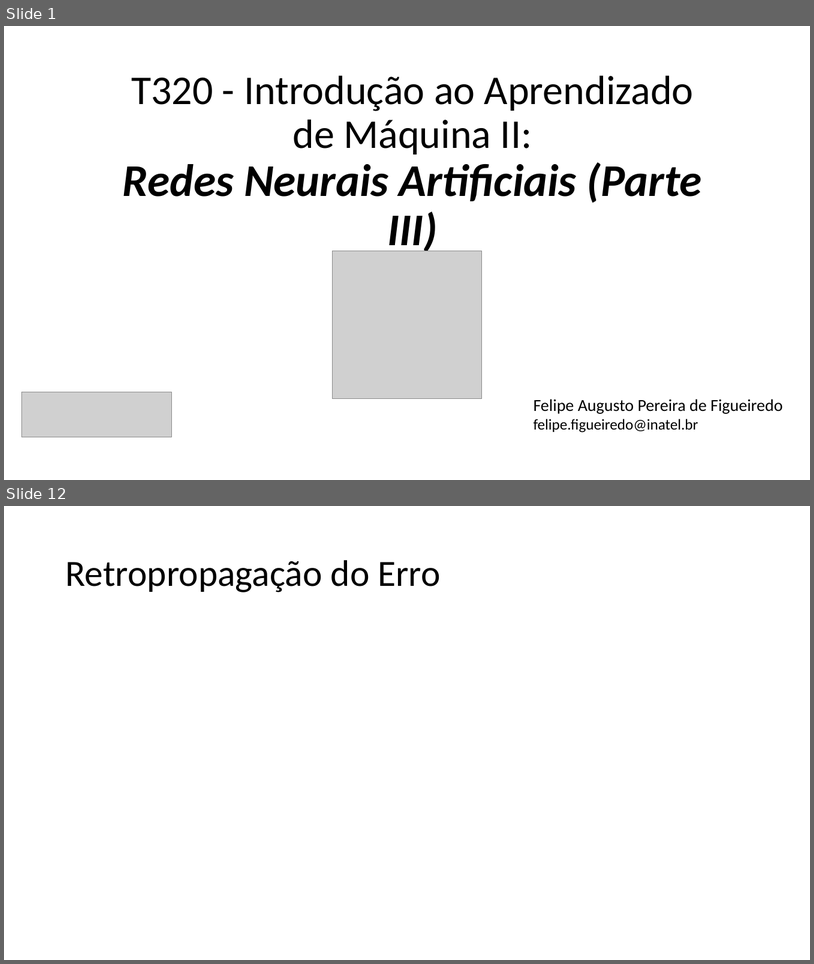
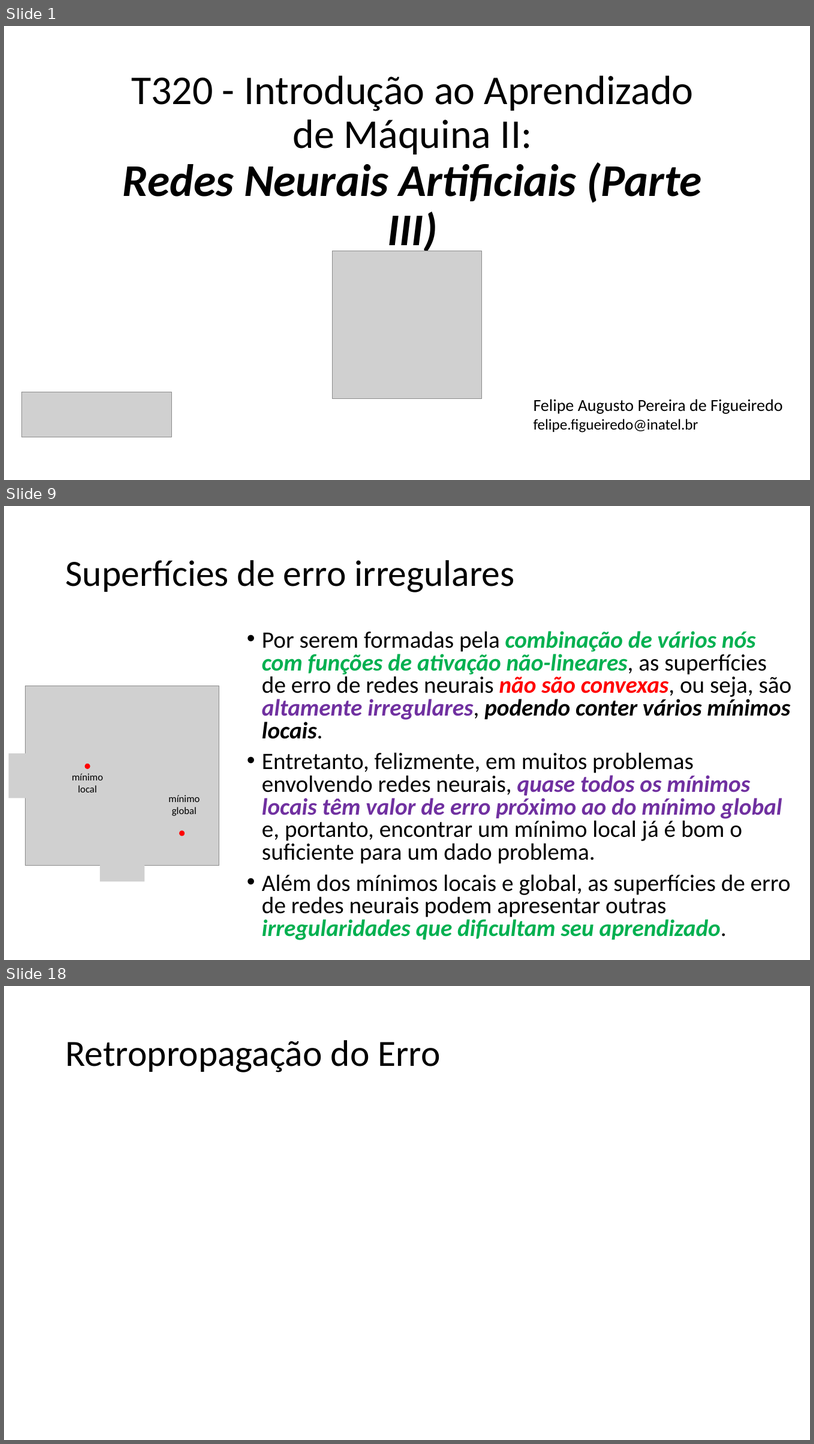
Before and after one commit to zz4fap/t320_aprendizado_de_maquina, a slide deck: slides/T320_Redes_Neurais_Artificiais (Parte III).pptx. Shown one above the other, each under a label of ours: slides 1 and 12 before the commit, slides 1, 9 and 18 after it; the slides between them are not shown. The pictures are 814x964 and 814x1444 pixels, drawn with LibreOffice and Linux fonts; fonts in the diff are those of the drawing; grey boxes stand for pictures. Boxes give left, top, right and bottom in pixels: in the first picture for what was removed or moved away, otherwise in the second. Text is boxed around its words. In the diff, an @@ line names an element or a change of style, - is before the commit and + after.

```diff
--- a/slides/T320_Redes_Neurais_Artificiais (Parte III).pptx
+++ b/slides/T320_Redes_Neurais_Artificiais (Parte III).pptx
@@ slide 9 added at bbox=[4, 506, 810, 960], background #FFFFFF @@
@@ title added at bbox=[65, 560, 515, 592], 44 pt, text #000000 @@
+Superfícies de erro irregulares
@@ text added at bbox=[262, 631, 792, 940], 28 pt, text #000000 @@
+• Por serem formadas pela combinação de vários nós com funções de ativação não-lineares, as superfícies de erro de redes neurais não são convexas, ou seja, são altamente irregulares, podendo conter vários mínimos locais.
+• Entretanto, felizmente, em muitos problemas envolvendo redes neurais, quase todos os mínimos locais têm valor de erro próximo ao do mínimo global e, portanto, encontrar um mínimo local já é bom o suficiente para um dado problema.
+• Além dos mínimos locais e global, as superfícies de erro de redes neurais podem apresentar outras irregularidades que dificultam seu aprendizado.
@@ group added at bbox=[8, 685, 219, 882]: 3 pictures, 2 ellipses, 2 texts @@
+mínimo local
+mínimo global
@@ what was slide 12 is now slide 18 @@
```
Also in this commit, not shown: 11 slides changed, 6 other slides added, 1 slide removed, 2 other files.
